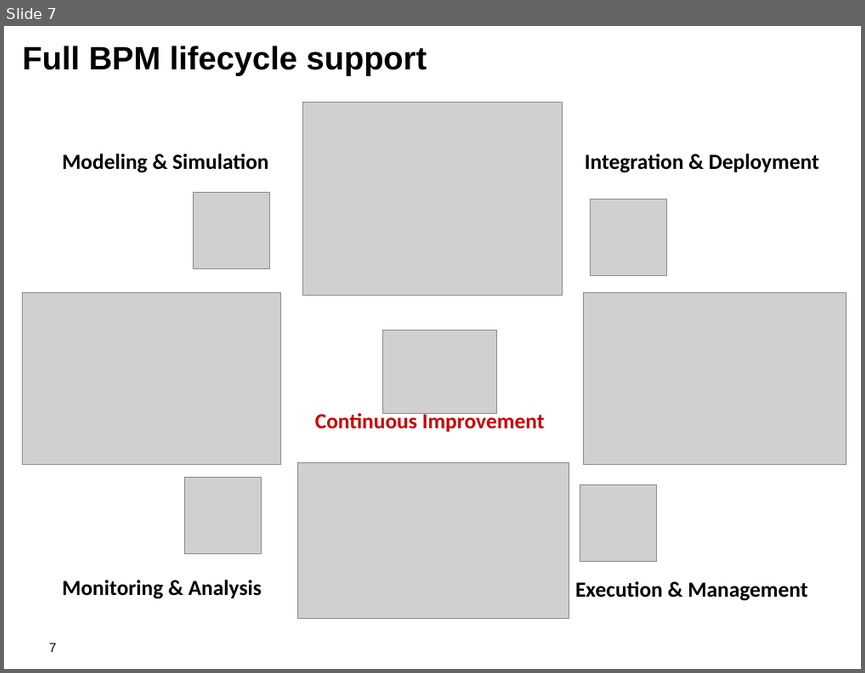
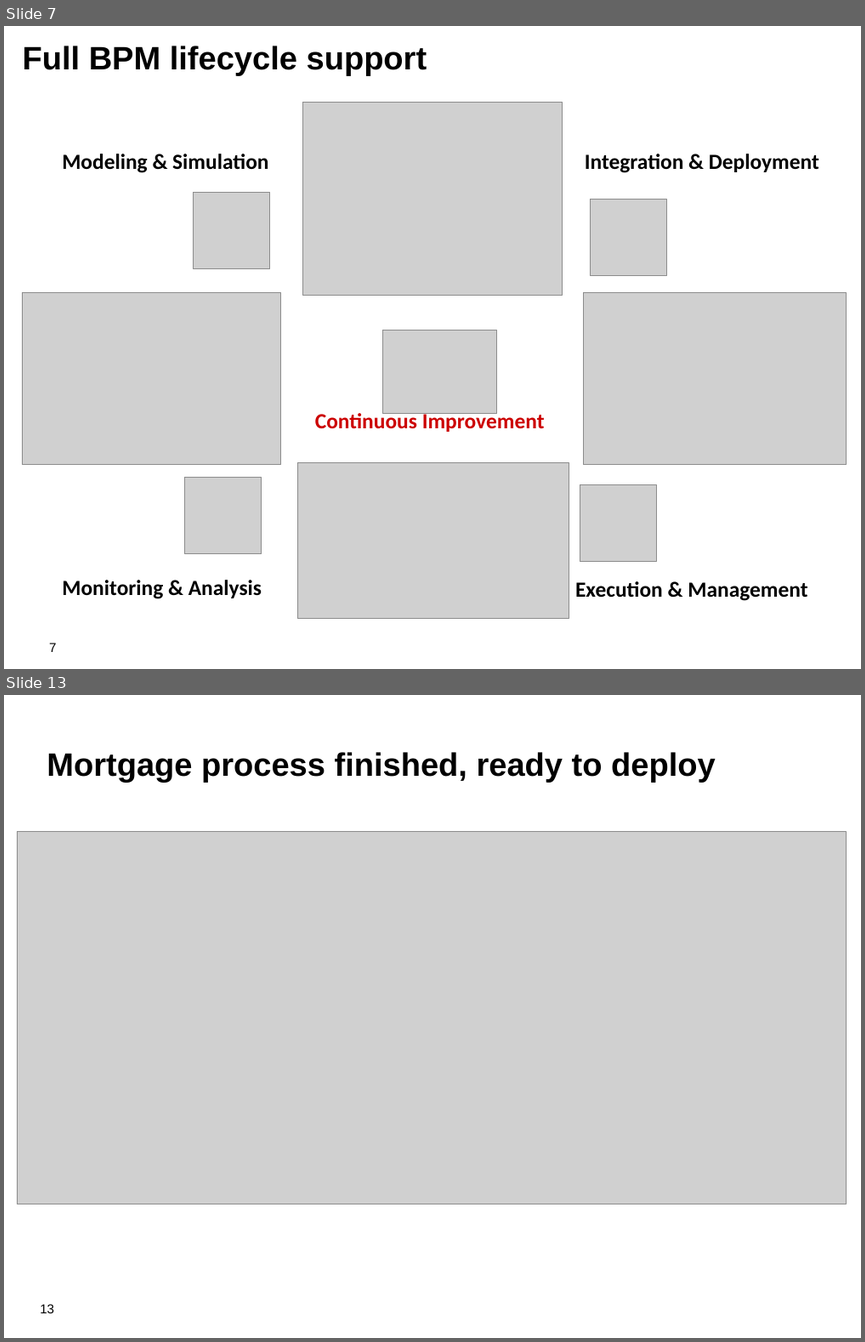
Before and after one commit to jbossdemocentral/bpms-signavio-integration-demo, a slide deck: docs/Demo Overview.odp. Shown one above the other, each under a label of ours: slide 7 before the commit, slides 7 and 13 after it; the slides between them are not shown. The pictures are 865x673 and 865x1342 pixels, drawn with LibreOffice and Linux fonts; fonts in the diff are those of the drawing; grey boxes stand for pictures; background and template pictures are left out. Boxes give left, top, right and bottom in pixels: in the first picture for what was removed or moved away, otherwise in the second. Text is boxed around its words. In the diff, an @@ line names an element or a change of style, - is before the commit and + after.

```diff
--- a/docs/Demo Overview.odp
+++ b/docs/Demo Overview.odp
@@ slide 13 added at box(4, 695, 861, 1338), background #FFFFFF @@
@@ title added at box(46, 752, 715, 783), 30 pt, text #000000, bold @@
+Mortgage process finished, ready to deploy
@@ picture added at box(18, 831, 846, 1203) @@
@@ page number added at box(40, 1304, 54, 1313), 12 pt, text #000000 @@
+13
```
Also in this commit, not shown: 5 slides changed, 4 other slides added, 1 slide removed, 5 other files.
